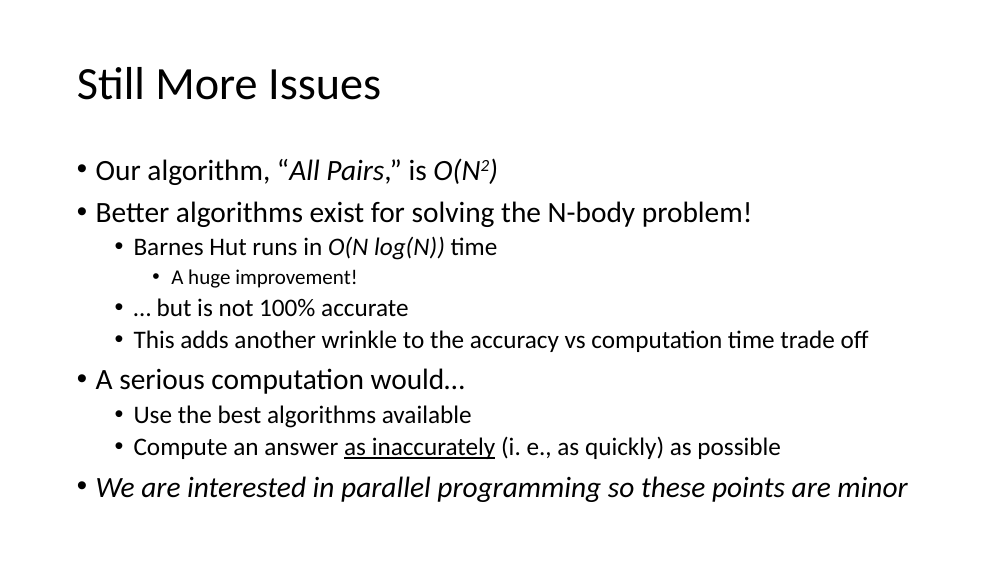
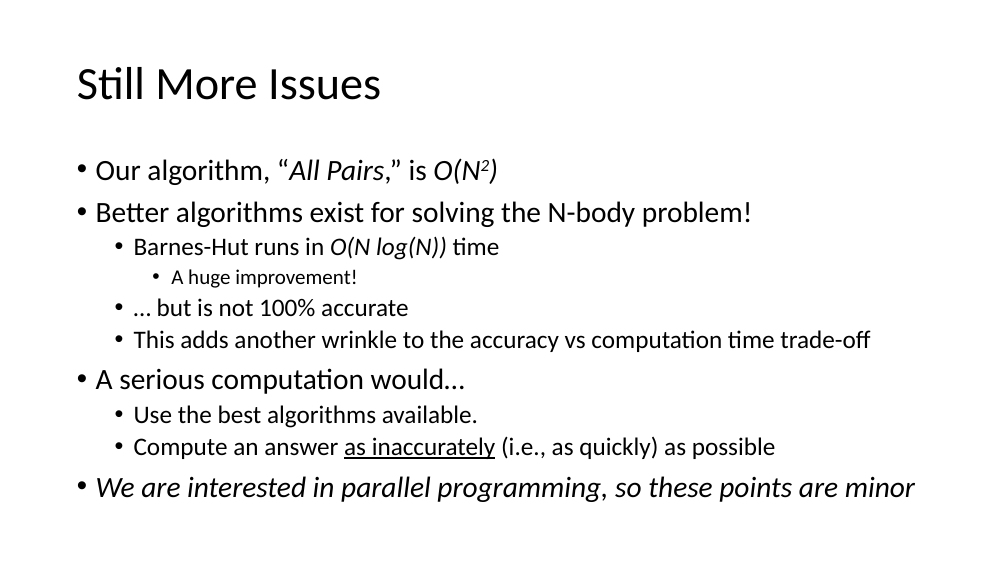
Before and after one commit to pchapin/solarium, a slide deck: slide 8 of doc/Solarium.pptx. Drawn at 1008x567 pixels with LibreOffice and Linux fonts; fonts in the diff are those of the drawing. Boxes give left, top, right and bottom in pixels: in the first picture for what was removed or moved away, otherwise in the second. Text is boxed around its words. In the diff, an @@ line names an element or a change of style, - is before the commit and + after.

```diff
--- a/doc/Solarium.pptx
+++ b/doc/Solarium.pptx
@@ text at [134, 236, 500, 260]: text changed @@
-  • Barnes Hut runs in O(N log(N)) time
+  • Barnes-Hut runs in O(N log(N)) time
@@ text at [134, 330, 870, 352]: text changed @@
-  • This adds another wrinkle to the accuracy vs computation time trade off
+  • This adds another wrinkle to the accuracy vs computation time trade-off
@@ text at [96, 405, 915, 502]: text changed @@
-  • Use the best algorithms available
-  • Compute an answer as inaccurately (i. e., as quickly) as possible
-• We are interested in parallel programming so these points are minor
+  • Use the best algorithms available.
+  • Compute an answer as inaccurately (i.e., as quickly) as possible
+• We are interested in parallel programming, so these points are minor
```
Also in this commit, not shown: 4 other slides changed, 1 other file.
